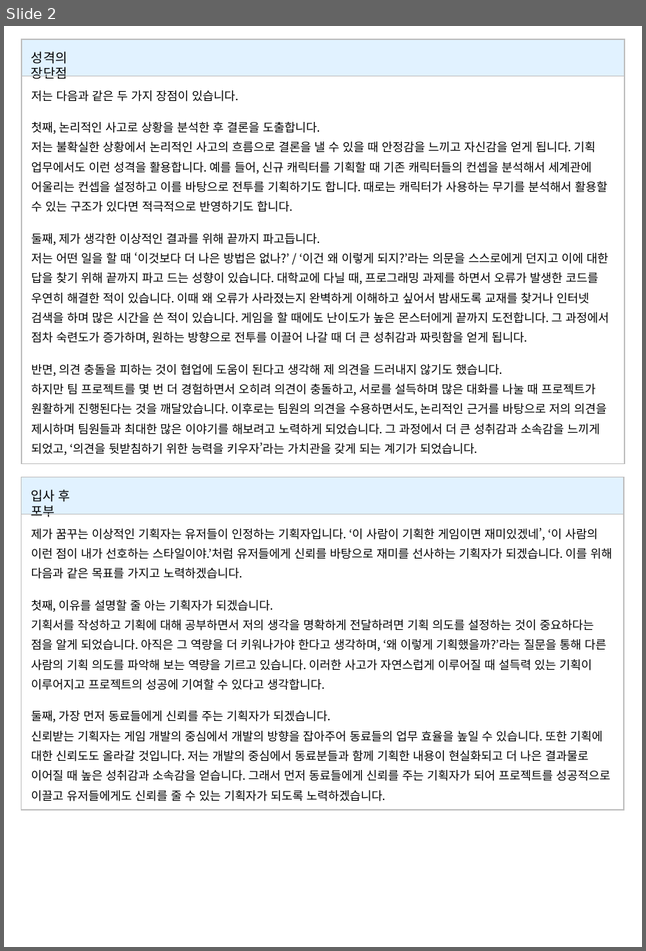
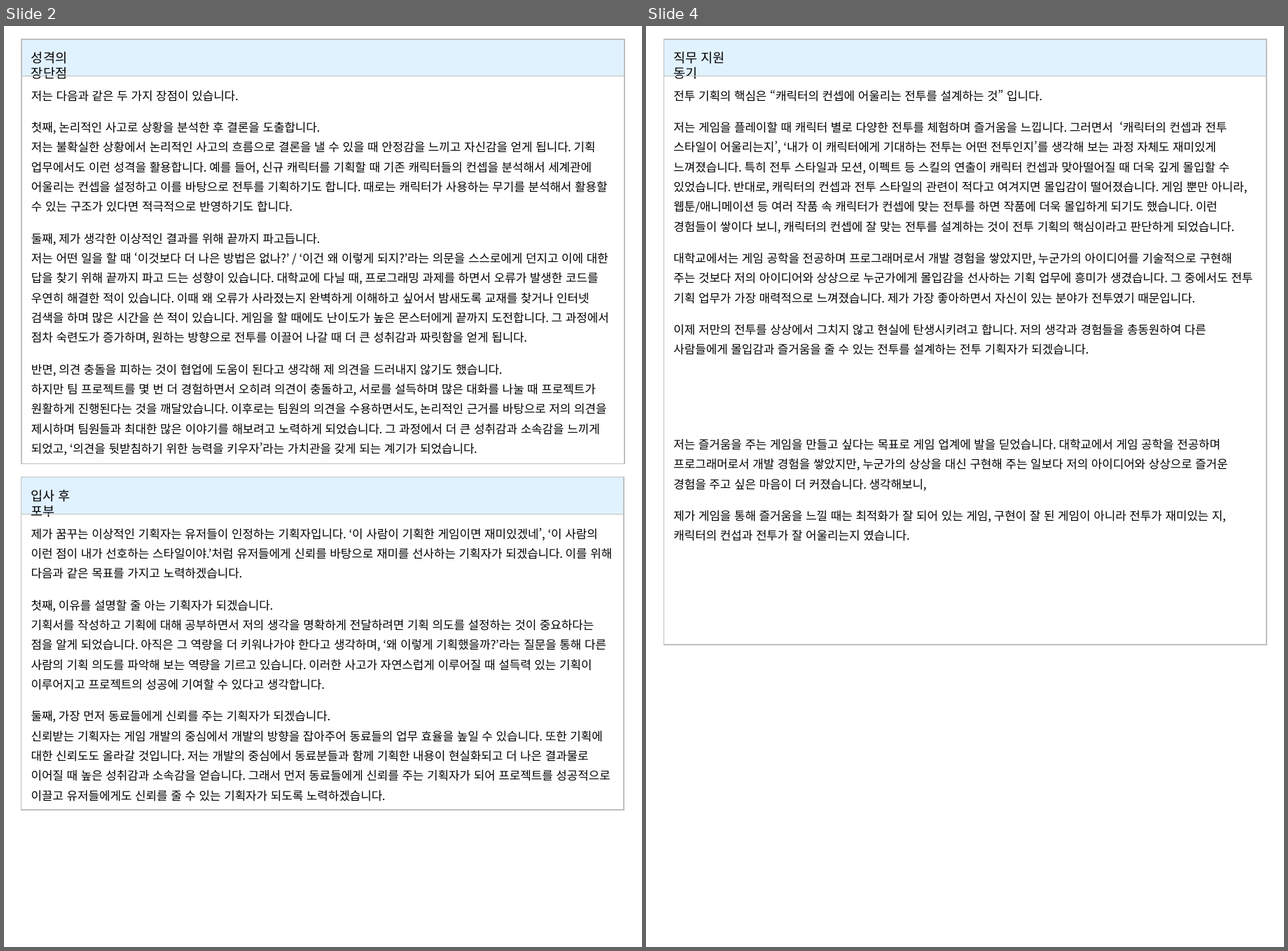
Before and after one commit to hjs0913/GameDesign, a slide deck: 제출 문서 모음/자소서/게임기획_홍진선_자기소개서.pptx. Shown side by side, each under a label of ours: slide 2 before the commit, slides 2 and 4 after it; the slides between them are not shown. The pictures are 646x951 and 1288x951 pixels, drawn with LibreOffice and Linux fonts; fonts in the diff are those of the drawing. Boxes give left, top, right and bottom in pixels: in the first picture for what was removed or moved away, otherwise in the second. Text is boxed around its words. In the diff, an @@ line names an element or a change of style, - is before the commit and + after.

```diff
--- a/제출 문서 모음/자소서/게임기획_홍진선_자기소개서.pptx
+++ b/제출 문서 모음/자소서/게임기획_홍진선_자기소개서.pptx
@@ slide 4 added at box(646, 26, 1284, 947), background #FFFFFF @@
@@ group added at box(664, 39, 1267, 644): 2 texts, 2 rectangles, 1 line @@
+전투 기획의 핵심은 “캐릭터의 컨셉에 어울리는 전투를 설계하는 것” 입니다.
+저는 게임을 플레이할 때 캐릭터 별로 다양한 전투를 체험하며 즐거움을 느낍니다. 그러면서 ‘캐릭터의 컨셉과 전투 스타일이 어울리는지’, ‘내가 이 캐릭터에게 기대하는 전투는 어떤 전투인지’를 생각해 보는 과정 자체도 재미있게 느껴졌습니다. 특히 전투 스타일과 모션, 이펙트 등 스킬의 연출이 캐릭터 컨셉과 맞아떨어질 때 더욱 깊게 몰입할 수 있었습니다. 반대로, 캐릭터의 컨셉과 전투 스타일의 관련이 적다고 여겨지면 몰입감이 떨어졌습니다. 게임 뿐만 아니라, 웹툰/애니메이션 등 여러 작품 속 캐릭터가 컨셉에 맞는 전투를 하면 작품에 더욱 몰입하게 되기도 했습니다. 이런 경험들이 쌓이다 보니, 캐릭터의 컨셉에 잘 맞는 전투를 설계하는 것이 전투 기획의 핵심이라고 판단하게 되었습니다.
+대학교에서는 게임 공학을 전공하며 프로그래머로서 개발 경험을 쌓았지만, 누군가의 아이디어를 기술적으로 구현해 주는 것보다 저의 아이디어와 상상으로 누군가에게 몰입감을 선사하는 기획 업무에 흥미가 생겼습니다. 그 중에서도 전투 기획 업무가 가장 매력적으로 느껴졌습니다. 제가 가장 좋아하면서 자신이 있는 분야가 전투였기 때문입니다.
+이제 저만의 전투를 상상에서 그치지 않고 현실에 탄생시키려고 합니다. 저의 생각과 경험들을 총동원하여 다른 사람들에게 몰입감과 즐거움을 줄 수 있는 전투를 설계하는 전투 기획자가 되겠습니다.
+저는 즐거움을 주는 게임을 만들고 싶다는 목표로 게임 업계에 발을 딛었습니다. 대학교에서 게임 공학을 전공하며 프로그래머로서 개발 경험을 쌓았지만, 누군가의 상상을 대신 구현해 주는 일보다 저의 아이디어와 상상으로 즐거운 경험을 주고 싶은 마음이 더 커졌습니다. 생각해보니,
+제가 게임을 통해 즐거움을 느낄 때는 최적화가 잘 되어 있는 게임, 구현이 잘 된 게임이 아니라 전투가 재미있는 지, 캐릭터의 컨섭과 전투가 잘 어울리는지 였습니다.
+직무 지원 동기
```
Also in this commit, not shown: 1 other slide added.
